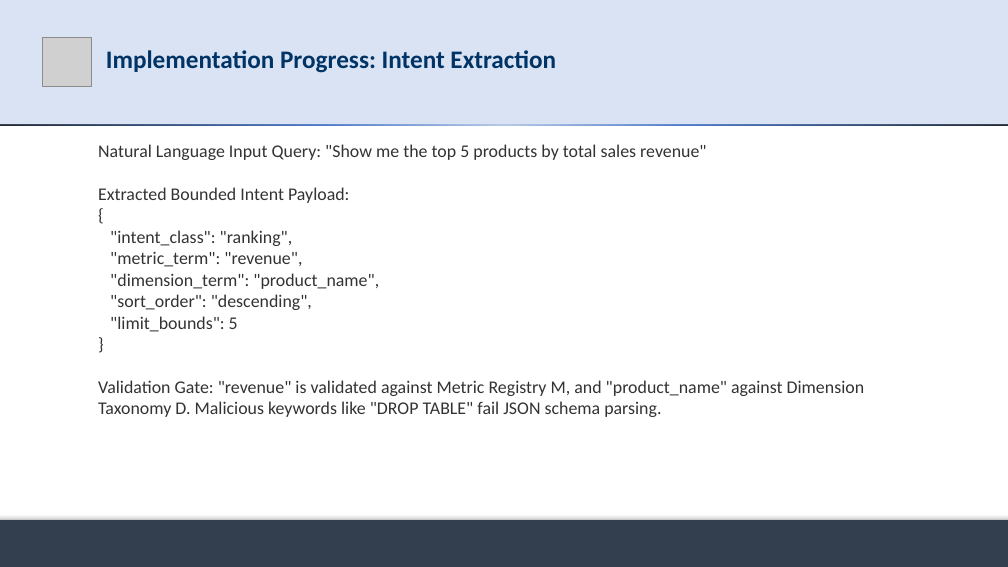
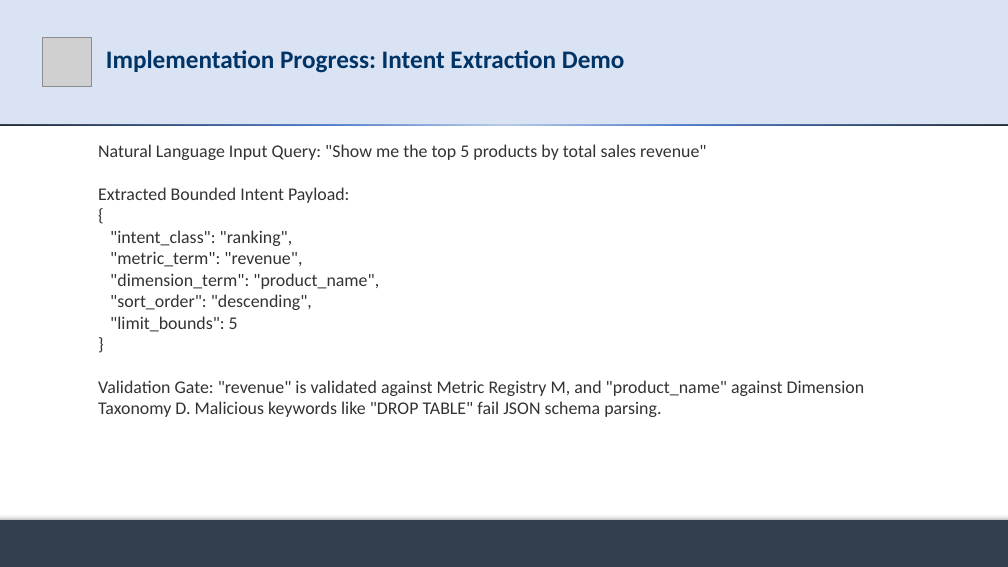
Before and after one commit to md-riaz/AEGIS-Research, a slide deck: slide 13 of docs/scripts/Md_Riaz_Mid_Defense_Final_0322310105101024.pptx (slide 12 before the commit). Drawn at 1008x567 pixels with LibreOffice and Linux fonts; fonts in the diff are those of the drawing; grey boxes stand for pictures. Boxes give left, top, right and bottom in pixels: in the first picture for what was removed or moved away, otherwise in the second. Text is boxed around its words. In the diff, an @@ line names an element or a change of style, - is before the commit and + after.

Commit message:
refactor(presentation): update mid-defense deck with progress breakdown slide, exact thesis title, and evaluation plan

```diff
--- a/docs/scripts/Md_Riaz_Mid_Defense_Final_0322310105101024.pptx
+++ b/docs/scripts/Md_Riaz_Mid_Defense_Final_0322310105101024.pptx
@@ title at box(106, 50, 625, 73): text changed @@
-Implementation Progress: Intent Extraction
+Implementation Progress: Intent Extraction Demo
```
Also in this commit, not shown: 6 other slides changed, 1 slide added, 1 slide removed, 9 other files.
